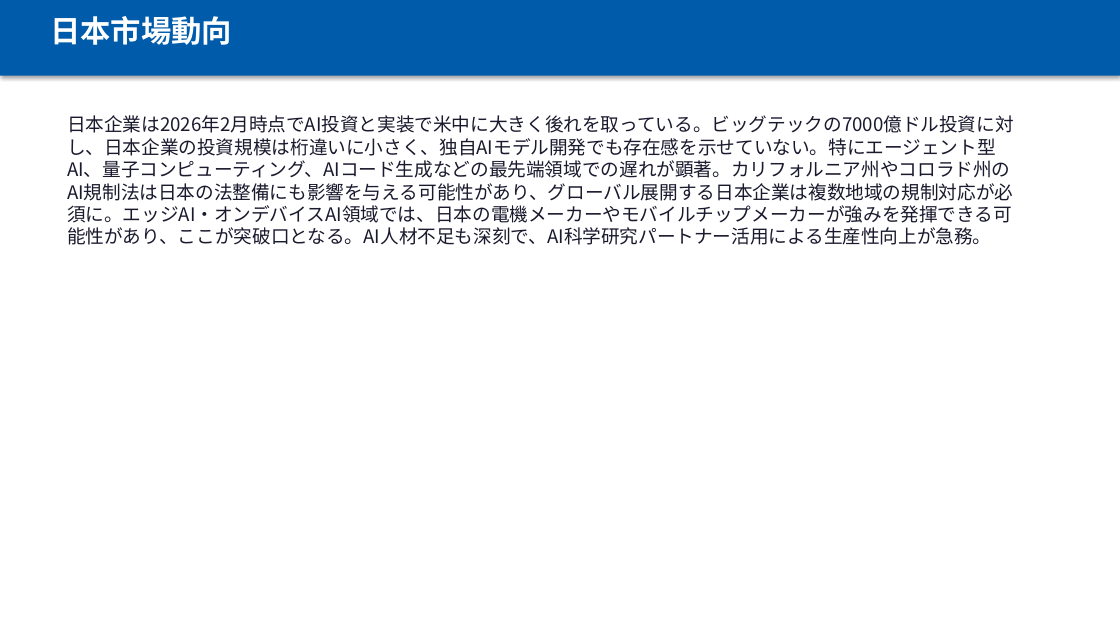
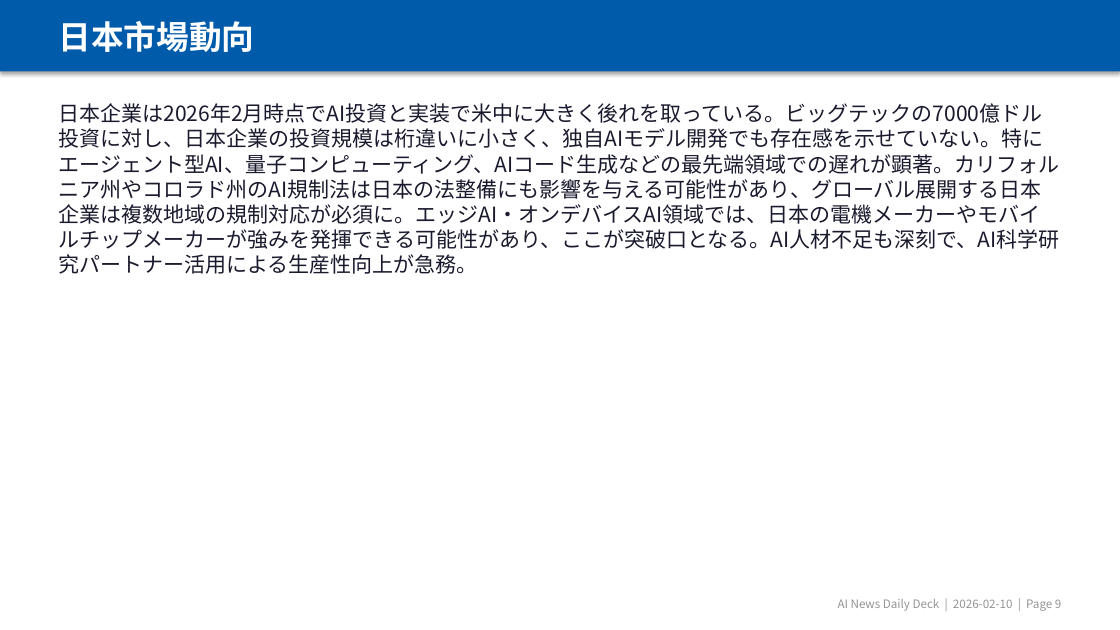
Before and after one commit to chel2311/ai-news-deck-reports, a slide deck: slide 10 of 2026-02-10/report.pptx (slide 7 before the commit). Drawn at 1120x630 pixels with LibreOffice and Linux fonts; fonts in the diff are those of the drawing. Boxes give left, top, right and bottom in pixels: in the first picture for what was removed or moved away, otherwise in the second. Text is boxed around its words. In the diff, an @@ line names an element or a change of style, - is before the commit and + after.

```diff
--- a/2026-02-10/report.pptx
+++ b/2026-02-10/report.pptx
@@ rectangle: place and size @@
-rectangle at bbox=[0, 0, 1120, 76]
+rectangle at bbox=[0, 0, 1120, 71]
@@ text "日本市場動向": place and size @@
-text "日本市場動向" at bbox=[50, 16, 232, 45]
+text "日本市場動向" at bbox=[59, 21, 255, 52]
@@ text "日本市場動向" at bbox=[59, 21, 255, 52]: size 26 to 28 pt @@
@@ text "日本企業は2026年2月時点でAI投資と実装で米中に大きく後れを取っている。ビッグテックの7000億ドル投資に対し、日本 ...": place and size @@
-text "日本企業は2026年2月時点でAI投資と実装で米中に大きく後れを取っている。ビッグテックの7000億ドル投資に対し、日本 ..." at bbox=[67, 115, 1014, 245]
+text "日本企業は2026年2月時点でAI投資と実装で米中に大きく後れを取っている。ビッグテックの7000億ドル投資に対し、日本 ..." at bbox=[59, 103, 1060, 274]
@@ text "日本企業は2026年2月時点でAI投資と実装で米中に大きく後れを取っている。ビッグテックの7000億ドル投資に対し、日本 ..." at bbox=[59, 103, 1060, 274]: size 16 to 18 pt @@
@@ text added at bbox=[838, 599, 1061, 611], 10 pt, text #959595 @@
+AI News Daily Deck | 2026-02-10 | Page 9
```
Also in this commit, not shown: 7 other slides changed, 7 slides added, 1 slide removed, 7 other files.
